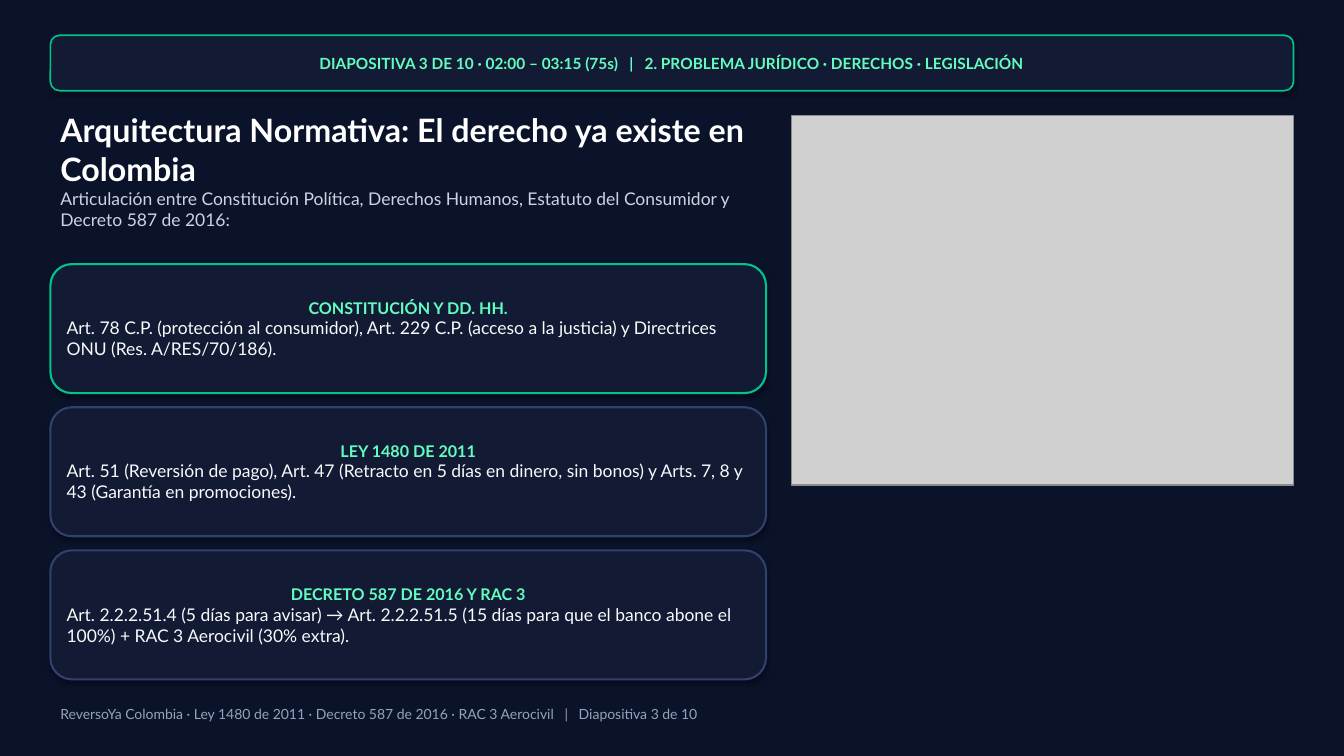
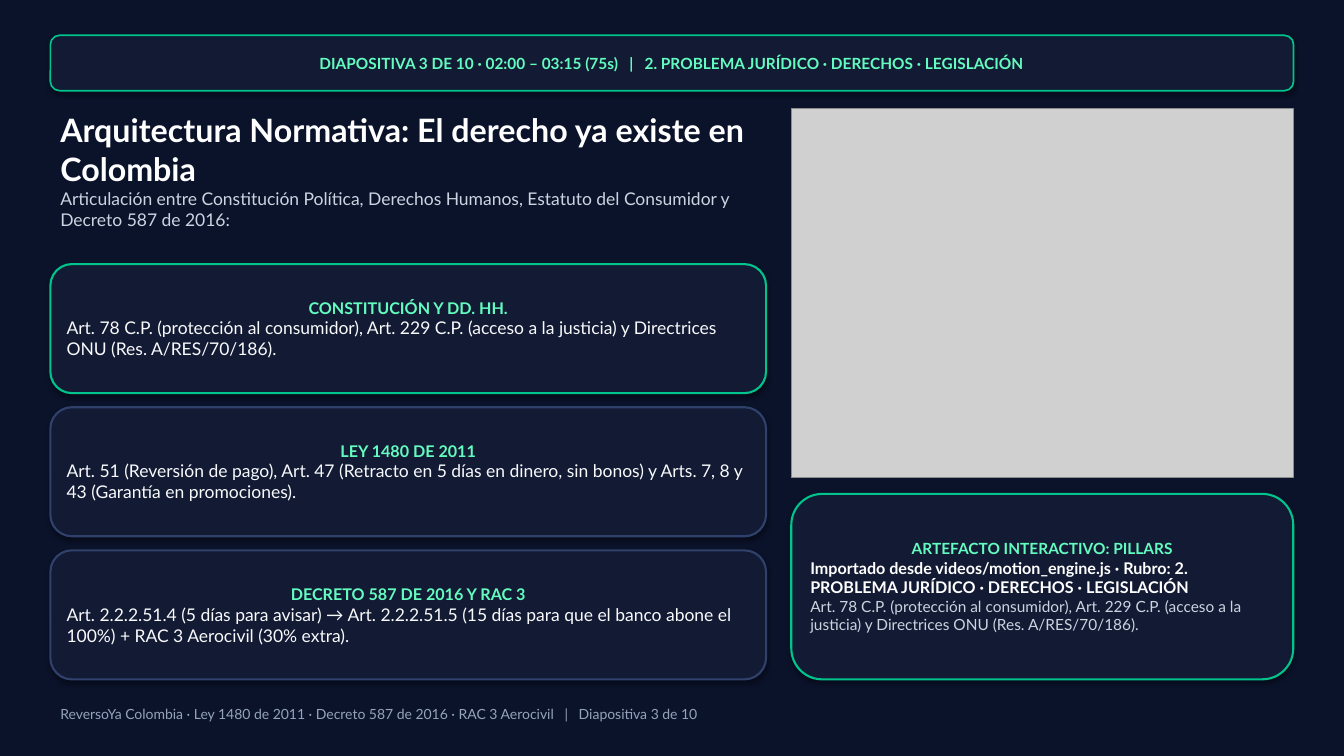
Before and after one commit to seagomezar/reversoya, a slide deck: slide 3 of ReversoYa_Presentacion_10Minutos.pptx. Drawn at 1344x756 pixels with LibreOffice and Linux fonts; fonts in the diff are those of the drawing; grey boxes stand for pictures. Boxes give left, top, right and bottom in pixels: in the first picture for what was removed or moved away, otherwise in the second. Text is boxed around its words. In the diff, an @@ line names an element or a change of style, - is before the commit and + after.

```diff
--- a/ReversoYa_Presentacion_10Minutos.pptx
+++ b/ReversoYa_Presentacion_10Minutos.pptx
@@ picture: place and size @@
-picture at [791,116,1294,485]
+picture at [791,109,1294,478]
@@ rounded rectangle added at [791,494,1294,680], fill #131A33, outline #00C48C 1.5 pt, 11 pt, text #CBD5E1, bold @@
+ARTEFACTO INTERACTIVO: PILLARS
+Importado desde videos/motion_engine.js · Rubro: 2. PROBLEMA JURÍDICO · DERECHOS · LEGISLACIÓN
+Art. 78 C.P. (protección al consumidor), Art. 229 C.P. (acceso a la justicia) y Directrices ONU (Res. A/RES/70/186).
```
Also in this commit, not shown: 9 other slides changed, 7 other files.
